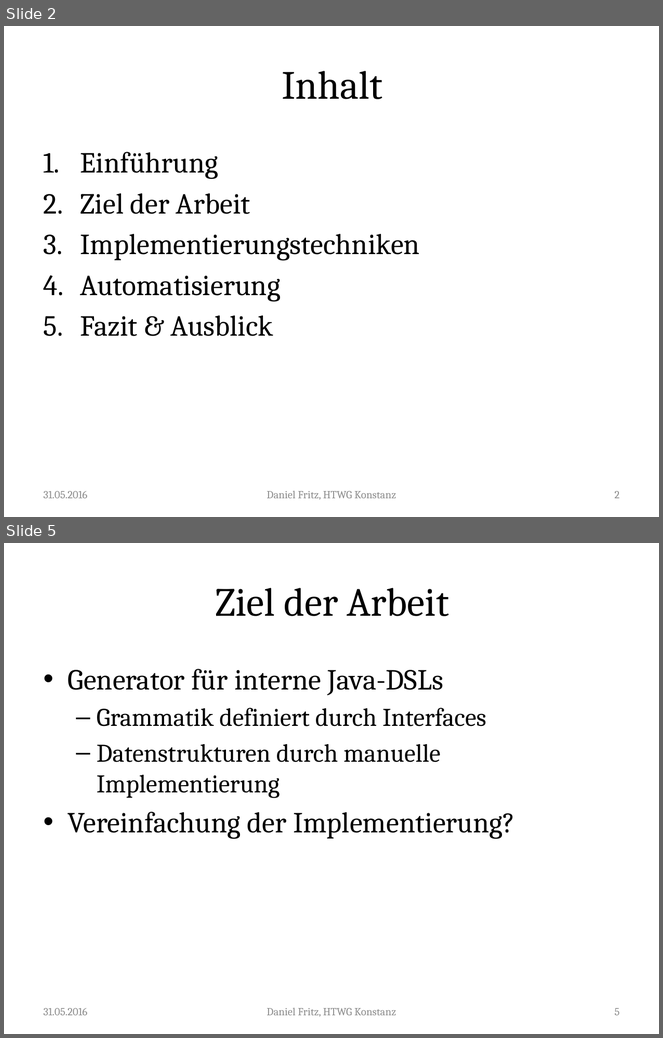
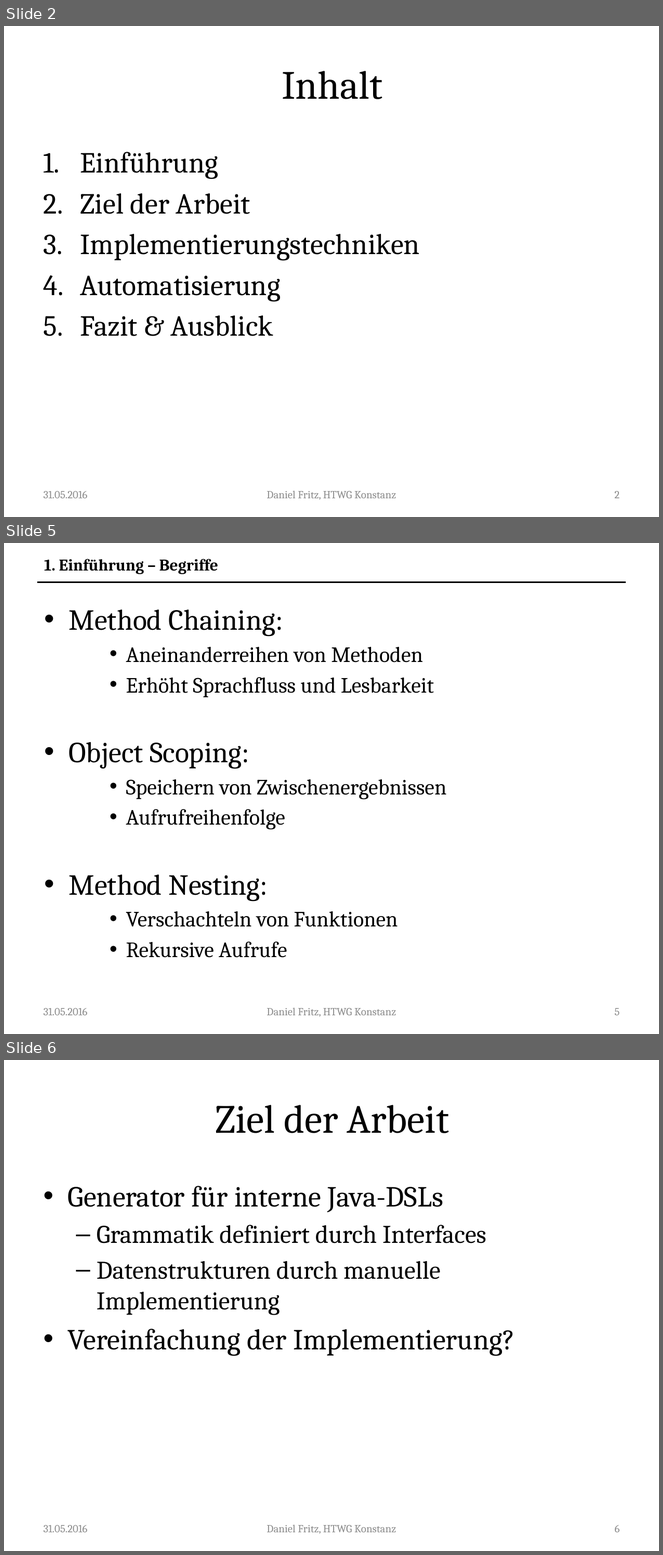
Before and after one commit to Guldenbart/MA, a slide deck: ppt/MA_neu.pptx. Shown one above the other, each under a label of ours: slides 2 and 5 before the commit, slides 2, 5 and 6 after it; the slides between them are not shown. The pictures are 663x1038 and 663x1555 pixels, drawn with LibreOffice and Linux fonts; fonts in the diff are those of the drawing. Boxes give left, top, right and bottom in pixels: in the first picture for what was removed or moved away, otherwise in the second. Text is boxed around its words. In the diff, an @@ line names an element or a change of style, - is before the commit and + after.

```diff
--- a/ppt/MA_neu.pptx
+++ b/ppt/MA_neu.pptx
@@ slide 5 added at <box>4,543,659,1034</box>, background #FFFFFF @@
@@ text added at <box>44,559,218,574</box>, 18 pt, text #000000, bold @@
+1. Einführung – Begriffe
@@ line added from (37, 583) to (626, 583), #000000 2 pt @@
@@ text added at <box>68,610,447,958</box>, 24 pt, text #000000 @@
+• Method Chaining:
+    • Aneinanderreihen von Methoden
+    • Erhöht Sprachfluss und Lesbarkeit
+• Object Scoping:
+    • Speichern von Zwischenergebnissen
+    • Aufrufreihenfolge
+• Method Nesting:
+    • Verschachteln von Funktionen
+    • Rekursive Aufrufe
@@ text added at <box>44,1008,88,1016</box>, 12 pt, text #8C8C8C @@
+31.05.2016
@@ text added at <box>267,1008,396,1017</box>, 12 pt, text #8C8C8C @@
+Daniel Fritz, HTWG Konstanz
@@ page number added at <box>614,1008,620,1016</box>, 12 pt, text #8C8C8C @@
+5
@@ what was slide 5 is now slide 6 @@
@@ page number at <box>615,1525,620,1533</box>: text changed @@
-5
+6
```
Also in this commit, not shown: 2 slides changed.
